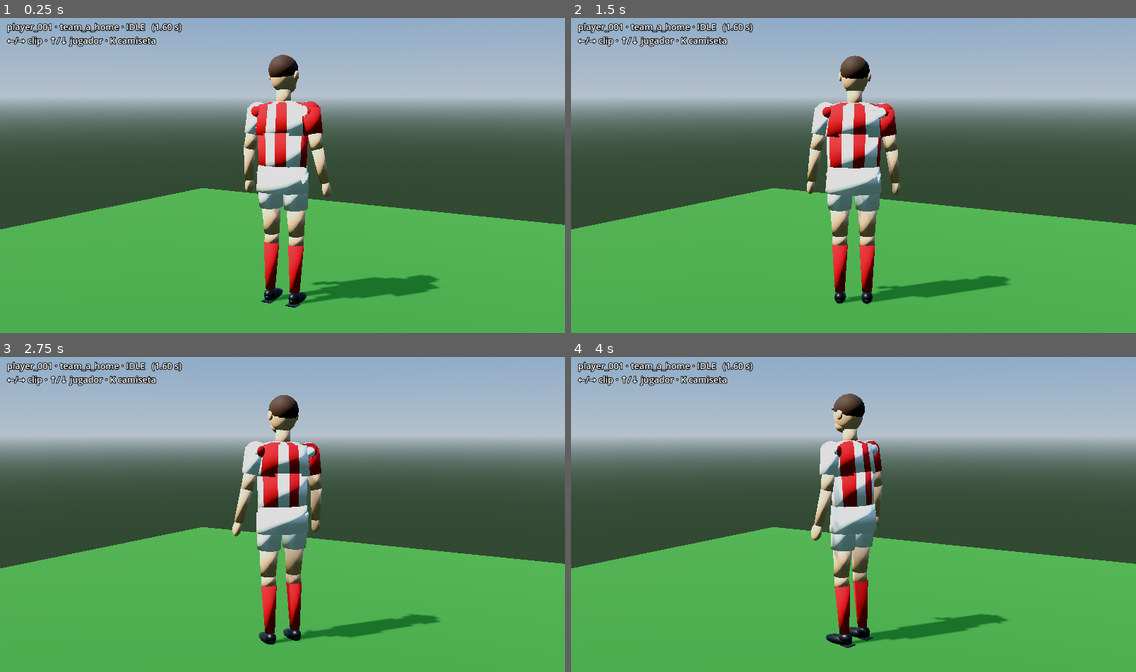
Above: before the commit, frames 1-4 (two rows, left to right).
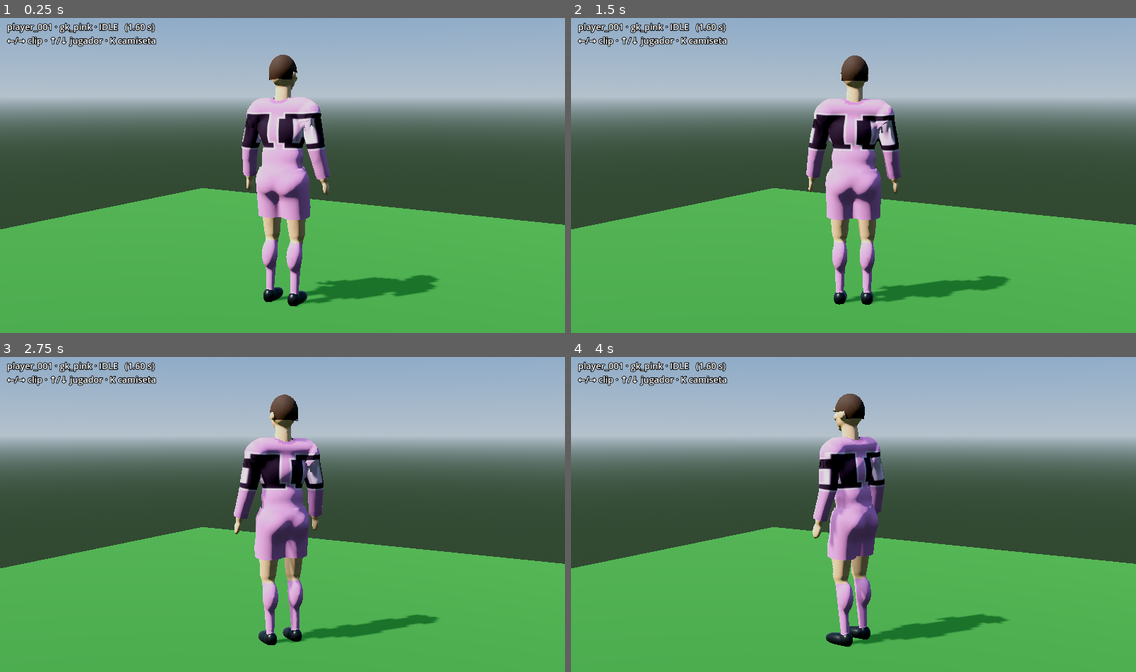
Above: after the commit, the same moments.

Repository: edx17/WE2002-LIKE
Game: Godot game, scene res://scenes/tools/ModelPreview.tscn
Same seed, same stepped clock (60 frames per second), same inputs: the game is played once before the commit and once after it. This scene is started directly instead of the project's main scene.
Inputs (mouse positions are in pixels of both pictures, inside the frame that each line leads up to):
- Up to frame 1 (0.25 s): no input
- Up to frame 2 (1.5 s): tap Enter at 0.5 s; move the mouse to (977, 159) at 0.52 s; hold D 0.53-1.25 s; tap J at 0.6 s; click (977, 159) at 0.67 s; tap Space at 0.77 s; drag from (740, 191) to (825, 238) at 1.27 s
- Up to frame 3 (2.75 s): move the mouse to (339, 442) at 2.02 s; hold D from 2.03 s (still down); tap I at 2.1 s
- Up to frame 4 (4 s): release D at 2.75 s; drag from (825, 577) to (684, 464) at 2.77 s; move the mouse to (1023, 561) at 3.52 s; hold A from 3.53 s (still down); tap Shift at 3.6 s; tap Space at 3.77 s

The runs differ from the first frame. In frame 1, 6.3% of the frame differs, in the area x 10-78%, y 1-92%; in frame 2, 6.6%; in frame 3, 6.4%; in frame 4, 5.7%.

Commit message:
Players rebuilt after the WE2002-remaster look: continuous body, real clothes
The generator now sculpts each player instead of stacking rigid parts:
- sculpt.py: ~50 anatomical primitives fused into one organic surface by
  voxel remesh; voxel size derived from the triangle budget (no
  decimation slivers)
- Separate finer head mesh so nose, brow, jaw and ears survive
- Clothes as inflated, cut shells: shirt torso + per-arm sleeve tubes
  (short and long variants), shorts, low-cut boots; cut borders are
  projected onto the cut surface for clean hems
- Smooth skinning: soft-min of primitive distances on the body, clothes
  copy weights from the nearest skin vertex (no tearing when animated)
- Shirt UV keeps the collar strip for the neck ring only
- KitTexture prints the player's number (big on the back, small on the
  chest, outlined); kits choose short or long sleeves (gk_pink example)
- ~29k body + ~7k head + clothes per player
- Tests: 54 checks

Co-Authored-By: Claude Opus 5.5 <noreply@anthropic.com>
Claude-Session: https://claude.ai/code/session_01W88qqV2ZszgJeudXZuoVx3

Diff:
--- /dev/null
+++ b/data/kits/gk_pink.json
@@ -0,0 +1,12 @@
+{
+  "id": "gk_pink",
+  "pattern": "plain",
+  "sleeves": "long",
+  "primary": "#d98ac4",
+  "secondary": "#b0609c",
+  "collar": "#b0609c",
+  "shorts": "#d98ac4",
+  "socks": "#d98ac4",
+  "number": "#2a1a2a",
+  "number_outline": "#f0c8e6"
+}
--- a/data/kits/team_a_home.json
+++ b/data/kits/team_a_home.json
@@ -1,2 +1,11 @@
-{ "id": "team_a_home", "pattern": "stripes", "primary": "#c62828", "secondary": "#ffffff",
-  "collar": "#ffffff", "shorts": "#ffffff", "socks": "#c62828" }
+{
+  "id": "team_a_home",
+  "pattern": "stripes",
+  "primary": "#c62828",
+  "secondary": "#ffffff",
+  "collar": "#ffffff",
+  "shorts": "#ffffff",
+  "socks": "#c62828",
+  "number": "#151515",
+  "number_outline": "#ffffff"
+}
--- a/data/kits/team_b_home.json
+++ b/data/kits/team_b_home.json
@@ -1,2 +1,11 @@
-{ "id": "team_b_home", "pattern": "plain", "primary": "#1e5bc6", "secondary": "#10204a",
-  "collar": "#10204a", "shorts": "#10204a", "socks": "#1e5bc6" }
+{
+  "id": "team_b_home",
+  "pattern": "plain",
+  "primary": "#1e5bc6",
+  "secondary": "#10204a",
+  "collar": "#10204a",
+  "shorts": "#10204a",
+  "socks": "#1e5bc6",
+  "number": "#ffffff",
+  "number_outline": "#10204a"
+}
--- a/scripts/match/match_controller.gd
+++ b/scripts/match/match_controller.gd
@@ -97,7 +97,7 @@
 		p.direction_steps = direction_steps
 		add_child(p)
 		p.set_colors(primary, secondary)
-		PlayerModel.attach(p, p.stats.appearance, kit)
+		PlayerModel.attach(p, p.stats.appearance, kit, p.stats.number)
 		p.kicked.connect(_on_kicked)
 		var control := str(pe.get("control", "ai"))
 		if control == "human" and allow_human and human == null:
--- /dev/null
+++ b/scripts/players/kit_texture.gd
@@ -0,0 +1,85 @@
+class_name KitTexture
+extends RefCounted
+## Builds a player's shirt texture at runtime: team kit (assets/kits/<id>.png)
+## + the player's number, big on the back and small on the chest, with an
+## outline. Same UV contract as the generator: u 0.5 = chest, 0/1 = back.
+## Cached per kit+number, so a whole squad shares at most 11 textures per kit.
+
+const KIT_DIR := "res://assets/kits/"
+## Chunky 5×7 digits, era-appropriate and readable from the broadcast camera.
+const DIGITS := {
+	"0": ["01110", "11011", "11011", "11011", "11011", "11011", "01110"],
+	"1": ["00110", "01110", "11110", "00110", "00110", "00110", "11111"],
+	"2": ["01110", "11011", "00011", "00110", "01100", "11000", "11111"],
+	"3": ["11110", "00011", "00011", "01110", "00011", "00011", "11110"],
+	"4": ["00110", "01110", "11010", "11010", "11111", "00010", "00010"],
+	"5": ["11111", "11000", "11110", "00011", "00011", "11011", "01110"],
+	"6": ["01110", "11000", "11000", "11110", "11011", "11011", "01110"],
+	"7": ["11111", "00011", "00110", "00110", "01100", "01100", "01100"],
+	"8": ["01110", "11011", "11011", "01110", "11011", "11011", "01110"],
+	"9": ["01110", "11011", "11011", "01111", "00011", "00011", "01110"],
+}
+
+static var _cache := {}
+
+
+static func build(kit: Dictionary, number: int) -> Texture2D:
+	var id := str(kit.get("id", ""))
+	var key := "%s#%d" % [id, number]
+	if _cache.has(key):
+		return _cache[key]
+	var img: Image
+	var path := KIT_DIR + id + ".png"
+	if ResourceLoader.exists(path):
+		img = (load(path) as Texture2D).get_image()
+		if img.is_compressed():
+			img.decompress()
+		img.convert(Image.FORMAT_RGBA8)
+	else:
+		img = Image.create(512, 512, false, Image.FORMAT_RGBA8)
+		img.fill(Color.html(str(kit.get("primary", "#cccccc"))))
+	if number > 0:
+		var fill := Color.html(str(kit.get("number", kit.get("secondary", "#ffffff"))))
+		var outline := Color.html(str(kit.get("number_outline", kit.get("primary", "#000000"))))
+		var h := img.get_height()
+		# Back: centred on u = 0 (wraps around the seam), v 0.36..0.8.
+		draw_number(img, str(number), 0.0, 1.0 - 0.8, 0.44 * h, fill, outline)
+		# Chest: small, centred.
+		draw_number(img, str(number), 0.5, 1.0 - 0.83, 0.13 * h, fill, outline)
+	img.generate_mipmaps()
+	var tex := ImageTexture.create_from_image(img)
+	_cache[key] = tex
+	return tex
+
+
+## Draws `text` centred horizontally at u, top at v (0 = image top), `height` px tall.
+static func draw_number(img: Image, text: String, u: float, v_top: float, height: float, fill: Color, outline: Color) -> void:
+	var cell := maxi(1, roundi(height / 7.0))
+	var gap := cell
+	var width := text.length() * 5 * cell + (text.length() - 1) * gap
+	var x0 := roundi(u * img.get_width() - width * 0.5)
+	var y0 := roundi(v_top * img.get_height())
+	var border := maxi(1, cell / 3)
+	for pass_i in 2:
+		var grow := border if pass_i == 0 else 0
+		var color := outline if pass_i == 0 else fill
+		for ci in text.length():
+			var glyph: Array = DIGITS.get(text[ci], [])
+			var gx := x0 + ci * (5 * cell + gap)
+			for row in glyph.size():
+				for col in 5:
+					if (glyph[row] as String)[col] == "1":
+						_rect_wrapped(img, gx + col * cell - grow, y0 + row * cell - grow, cell + grow * 2, cell + grow * 2, color)
+
+
+static func _rect_wrapped(img: Image, x: int, y: int, w: int, h: int, color: Color) -> void:
+	var iw := img.get_width()
+	var y1 := clampi(y, 0, img.get_height())
+	var y2 := clampi(y + h, 0, img.get_height())
+	if y2 <= y1:
+		return
+	for xx in [x, x + iw, x - iw]:
+		var x1 := clampi(xx, 0, iw)
+		var x2 := clampi(xx + w, 0, iw)
+		if x2 > x1:
+			img.fill_rect(Rect2i(x1, y1, x2 - x1, y2 - y1), color)
--- a/scripts/players/player_model.gd
+++ b/scripts/players/player_model.gd
@@ -15,7 +15,7 @@
 
 
 ## Returns true when a real model was attached.
-static func attach(player: PlayerController, appearance: String, kit: Dictionary) -> bool:
+static func attach(player: PlayerController, appearance: String, kit: Dictionary, number := 0) -> bool:
 	if appearance == "" or not ResourceLoader.exists(model_path(appearance)):
 		return false
 	var scene := load(model_path(appearance)) as PackedScene
@@ -29,7 +29,7 @@
 	visual.add_child(model)
 	for part: String in PLACEHOLDER_PARTS:
 		(visual.get_node(part) as Node3D).visible = false
-	apply_kit(model, kit)
+	apply_kit(model, kit, number)
 
 	var anim_player := _find(model, "AnimationPlayer") as AnimationPlayer
 	if anim_player != null:
@@ -43,16 +43,19 @@
 
 
 ## Swap kit materials by name: the same model wears every team's kit.
-static func apply_kit(model: Node, kit: Dictionary) -> void:
+## Kits choose short or long sleeves; the shirt carries the player's number.
+static func apply_kit(model: Node, kit: Dictionary, number := 0) -> void:
+	var long_sleeves := str(kit.get("sleeves", "short")) == "long"
+	for shirt_name: String in ["Shirt_Short", "Shirt_Long"]:
+		var shirt_node := model.find_child(shirt_name, true, false) as Node3D
+		if shirt_node != null:
+			shirt_node.visible = (shirt_name == "Shirt_Long") == long_sleeves
 	var shirt := StandardMaterial3D.new()
-	shirt.roughness = 0.8
+	shirt.roughness = 0.82
 	shirt.metallic_specular = 0.35
-	var tex_path := KIT_DIR + str(kit.get("id", "")) + ".png"
-	if ResourceLoader.exists(tex_path):
-		shirt.albedo_texture = load(tex_path)
-		shirt.texture_repeat = true
-	else:
-		shirt.albedo_color = Color.html(str(kit.get("primary", "#cccccc")))
+	shirt.cull_mode = BaseMaterial3D.CULL_DISABLED  # see the inside through sleeves/hem
+	shirt.albedo_texture = KitTexture.build(kit, number)
+	shirt.texture_repeat = true
 	var shorts := _cloth(Color.html(str(kit.get("shorts", "#ffffff"))))
 	var socks := _cloth(Color.html(str(kit.get("socks", kit.get("primary", "#cccccc")))))
 	for mesh_instance in model.find_children("*", "MeshInstance3D", true, false):
@@ -74,6 +77,7 @@
 	m.albedo_color = color
 	m.roughness = 0.82
 	m.metallic_specular = 0.3
+	m.cull_mode = BaseMaterial3D.CULL_DISABLED
 	return m
 
 
--- a/scripts/tools/model_preview.gd
+++ b/scripts/tools/model_preview.gd
@@ -13,11 +13,13 @@
 var kit_index := 0
 var clip_index := 0
 var auto_cycle := true
+var number := 10
 
 var _holder: Node3D
 var _anim: AnimationPlayer
 var _label: Label
 var _clip_time := 0.0
+var _fixed_yaw := INF
 
 
 func _ready() -> void:
@@ -29,6 +31,10 @@
 			appearance_index = maxi(0, appearances.find(arg.trim_prefix("--appearance=")))
 		elif arg.begins_with("--kit="):
 			kit_index = maxi(0, kits.find(arg.trim_prefix("--kit=")))
+		elif arg.begins_with("--number="):
+			number = int(arg.trim_prefix("--number="))
+		elif arg.begins_with("--yaw="):
+			_fixed_yaw = deg_to_rad(float(arg.trim_prefix("--yaw=")))
 		elif arg.begins_with("--clip="):
 			clip_index = maxi(0, clips.find(arg.trim_prefix("--clip=")))
 			auto_cycle = false
@@ -80,7 +86,7 @@
 	model.rotation.y = PI
 	_holder.add_child(model)
 	var kit: Variant = DataLoader.load_json("kits/%s.json" % kits[kit_index])
-	PlayerModel.apply_kit(model, kit if kit is Dictionary else {})
+	PlayerModel.apply_kit(model, kit if kit is Dictionary else {}, number)
 	_anim = model.find_children("*", "AnimationPlayer", true, false)[0] as AnimationPlayer
 	_play()
 
@@ -96,7 +102,10 @@
 
 
 func _process(delta: float) -> void:
-	_holder.rotation.y += delta * 0.35
+	if _fixed_yaw != INF:
+		_holder.rotation.y = _fixed_yaw
+	else:
+		_holder.rotation.y += delta * 0.35
 	_clip_time += delta
 	if auto_cycle and _clip_time > maxf(1.6, AnimationTimings.length(clips[clip_index], 1.0) * 3.0):
 		clip_index = (clip_index + 1) % clips.size()
--- a/tests/test_runner.gd
+++ b/tests/test_runner.gd
@@ -126,6 +126,16 @@
 			var o := (mi as MeshInstance3D).get_surface_override_material(i) as StandardMaterial3D
 			shirt_ok = shirt_ok or (o != null and o.albedo_texture != null)
 	check(shirt_ok, "la camiseta del equipo se aplica como textura sobre el modelo")
+	var short_shirt := p.find_child("Shirt_Short", true, false) as Node3D
+	var long_shirt := p.find_child("Shirt_Long", true, false) as Node3D
+	check(short_shirt != null and short_shirt.visible and long_shirt != null and not long_shirt.visible,
+		"kit de manga corta: se ve Shirt_Short y no Shirt_Long")
+	var gk: Dictionary = DataLoader.load_json("kits/gk_pink.json")
+	var plain := KitTexture.build(gk, 0).get_image()
+	var numbered := KitTexture.build(gk, 1).get_image()
+	var w := numbered.get_width()
+	check(plain.get_pixel(w / 50, numbered.get_height() / 2) != numbered.get_pixel(w / 50, numbered.get_height() / 2),
+		"el dorsal se imprime en la espalda de la camiseta")
 	check(is_equal_approx(PlayerController.SHOT_WINDUP, AnimationTimings.contact("SHOOT", -1.0)),
 		"la ventana de remate sale del mismo JSON que el clip")
 	var input := ScriptedInput.new()
Binary file added: assets/kits/gk_pink.png
Not shown, added: assets/kits/gk_pink.png.import
Binary file changed: assets/players/generated/player_001.glb
Binary file changed: assets/players/generated/player_002.glb
Not shown, changed: README.md
Not shown, changed: docs/PIPELINE_ASSETS.md
Not shown, changed: tools/asset_pipeline/kit_generator.py
Not shown, changed: tools/asset_pipeline/player_generator.py
Not shown, added: tools/asset_pipeline/sculpt.py
